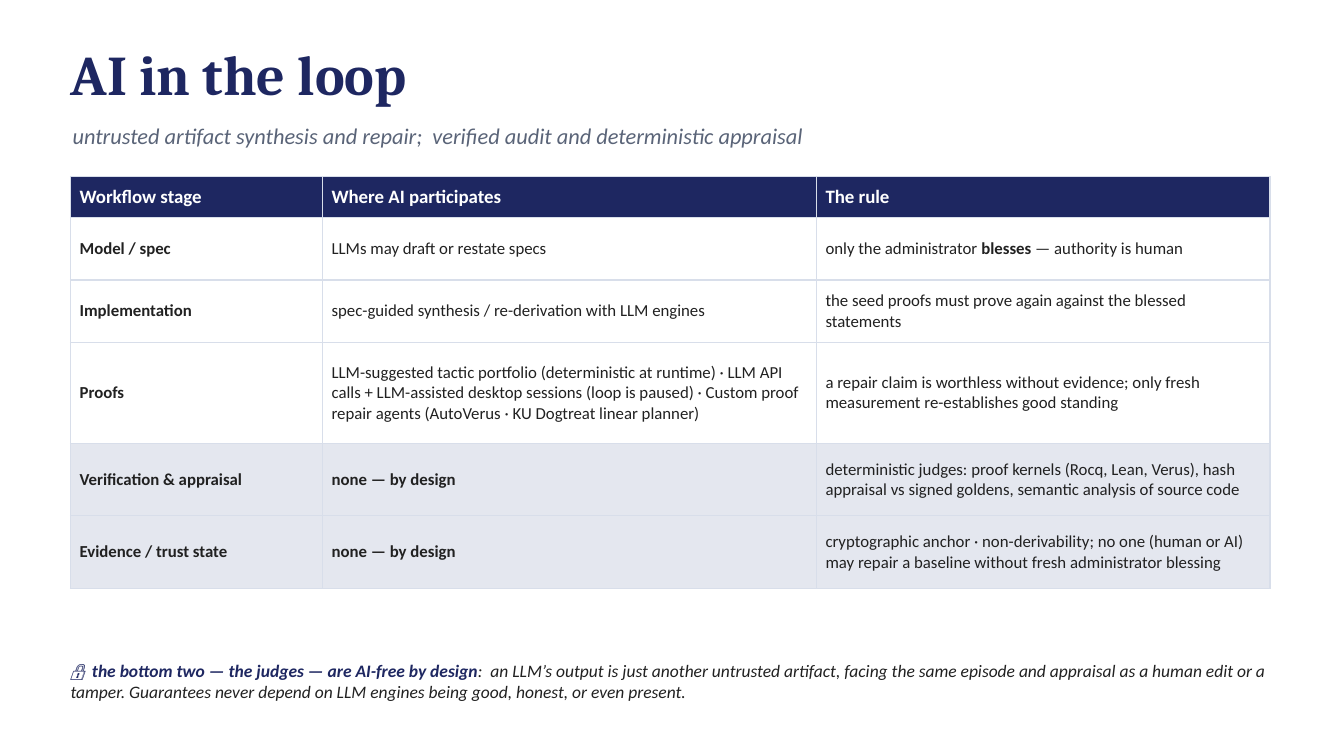
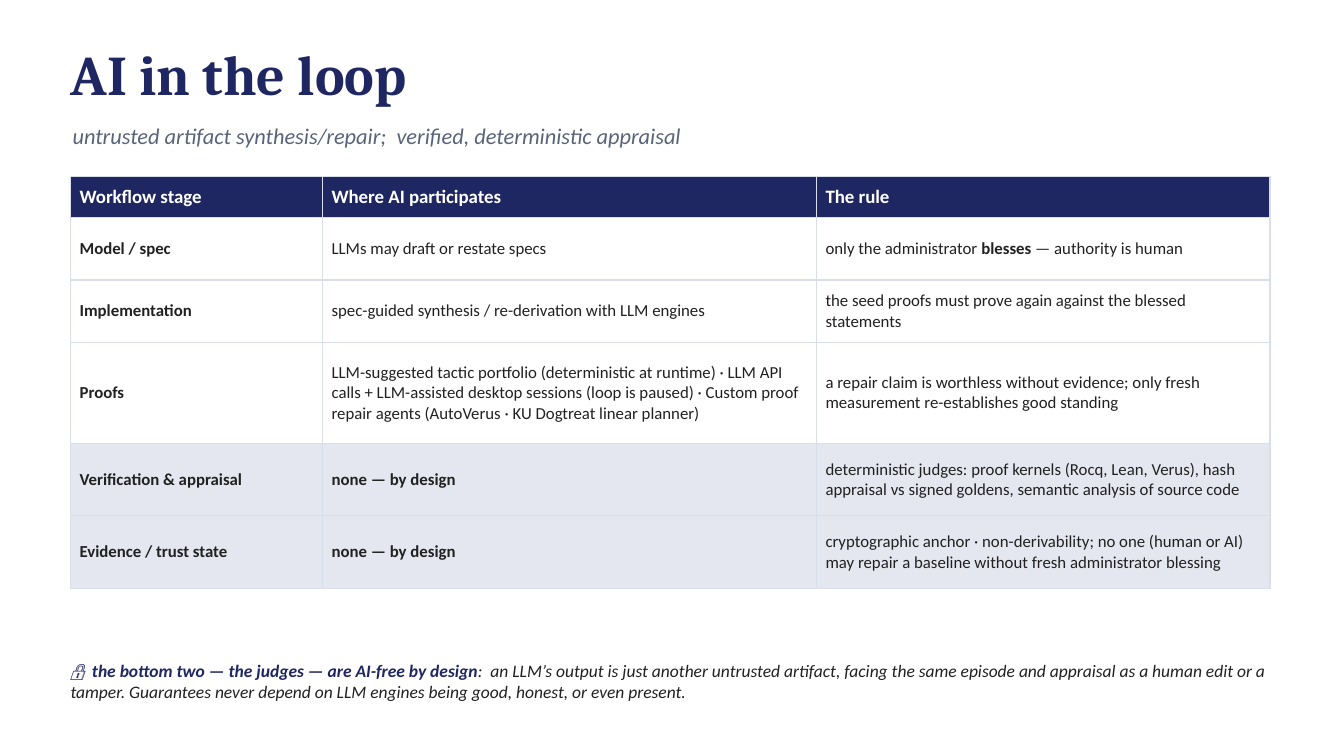
Before and after one commit to ku-sldg/pybb, a slide deck: slide 17 of docs/video_slides_draft.pptx. Drawn at 1344x756 pixels with LibreOffice and Linux fonts; fonts in the diff are those of the drawing. Boxes give left, top, right and bottom in pixels: in the first picture for what was removed or moved away, otherwise in the second. Text is boxed around its words. In the diff, an @@ line names an element or a change of style, - is before the commit and + after.

```diff
--- a/docs/video_slides_draft.pptx
+++ b/docs/video_slides_draft.pptx
@@ text at [73, 128, 681, 148]: text changed @@
-untrusted artifact synthesis and repair; verified audit and deterministic appraisal
+untrusted artifact synthesis/repair; verified, deterministic appraisal
```
Also in this commit, not shown: 1 slide added, 1 other file.
